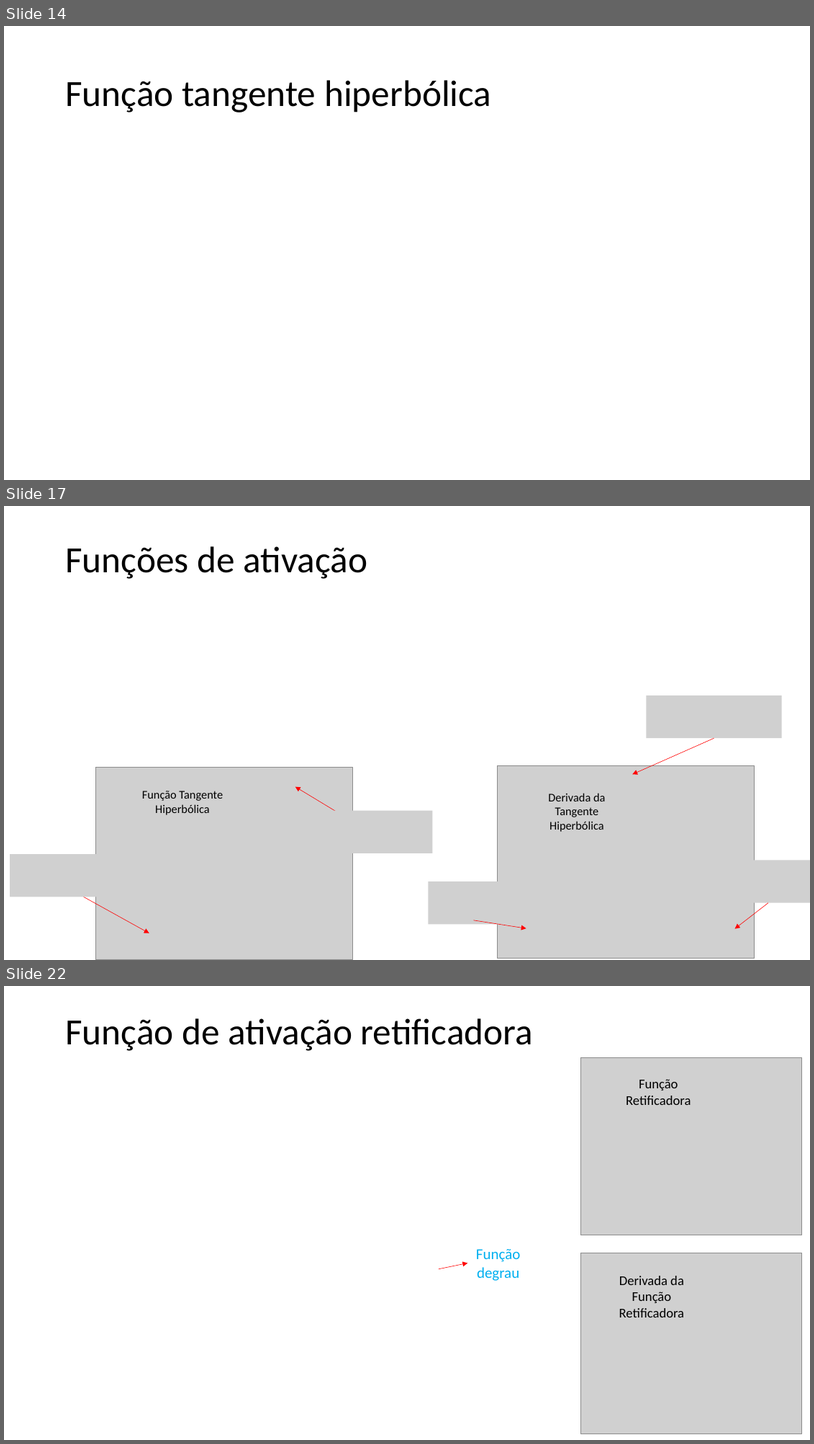
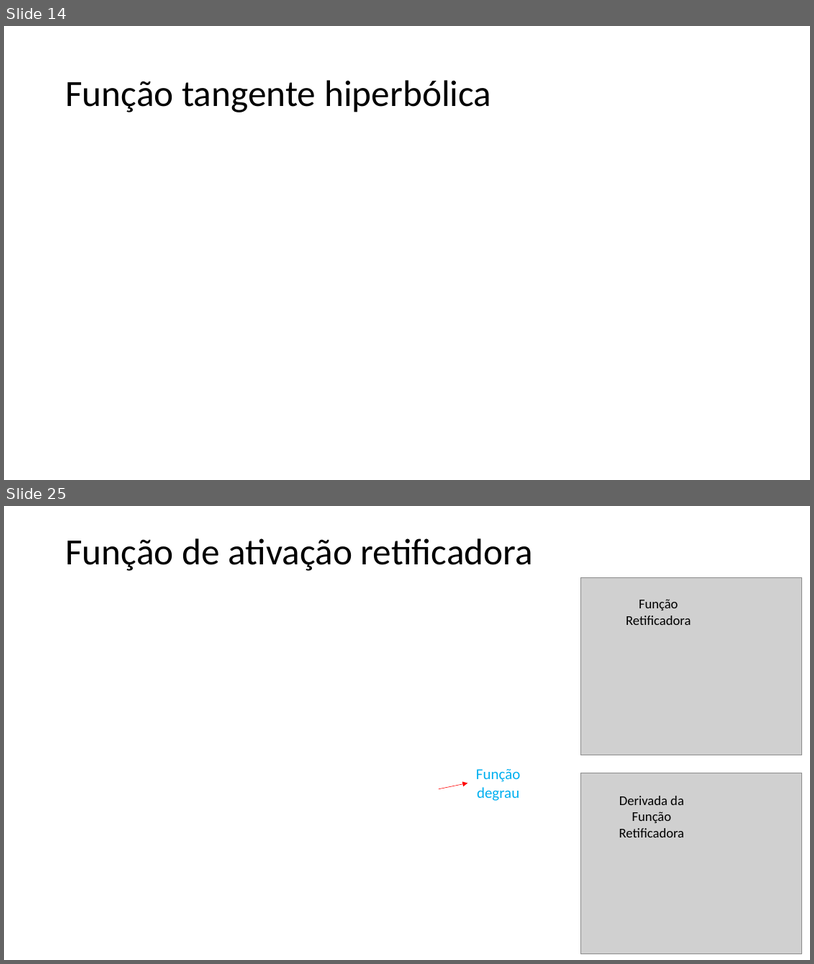
Before and after one commit to zz4fap/t320_aprendizado_de_maquina, a slide deck: slides/T320_Redes_Neurais_Artificiais (Parte II).pptx. Shown one above the other, each under a label of ours: slides 14, 17 and 22 before the commit, slides 14 and 25 after it; the slides between them are not shown. The pictures are 814x1444 and 814x964 pixels, drawn with LibreOffice and Linux fonts; fonts in the diff are those of the drawing; grey boxes stand for pictures. Boxes give left, top, right and bottom in pixels: in the first picture for what was removed or moved away, otherwise in the second. Text is boxed around its words. In the diff, an @@ line names an element or a change of style, - is before the commit and + after.

```diff
--- a/slides/T320_Redes_Neurais_Artificiais (Parte II).pptx
+++ b/slides/T320_Redes_Neurais_Artificiais (Parte II).pptx
@@ slide 17 removed at box(4, 506, 810, 960), background #FFFFFF @@
@@ title removed at box(65, 546, 368, 579) @@
-Funções de ativação
@@ picture removed at box(646, 695, 782, 739) @@
@@ arrow removed from (714, 739) to (633, 774) @@
@@ picture removed at box(96, 767, 353, 959) @@
@@ picture removed at box(498, 765, 755, 958) @@
@@ text removed at box(142, 790, 223, 815) @@
-Função Tangente Hiperbólica
@@ arrow removed from (350, 819) to (296, 787) @@
@@ text removed at box(548, 793, 605, 831) @@
-Derivada da Tangente Hiperbólica
@@ picture removed at box(334, 811, 433, 853) @@
@@ picture removed at box(10, 854, 109, 897) @@
@@ picture removed at box(728, 860, 810, 903) @@
@@ picture removed at box(429, 881, 509, 924) @@
@@ arrow removed from (84, 897) to (149, 933) @@
@@ arrow removed from (769, 903) to (736, 928) @@
@@ arrow removed from (474, 920) to (527, 928) @@
@@ what was slide 22 is now slide 25 @@
```
Also in this commit, not shown: 5 slides changed, 5 slides added, 1 other slide removed, 2 other files.
